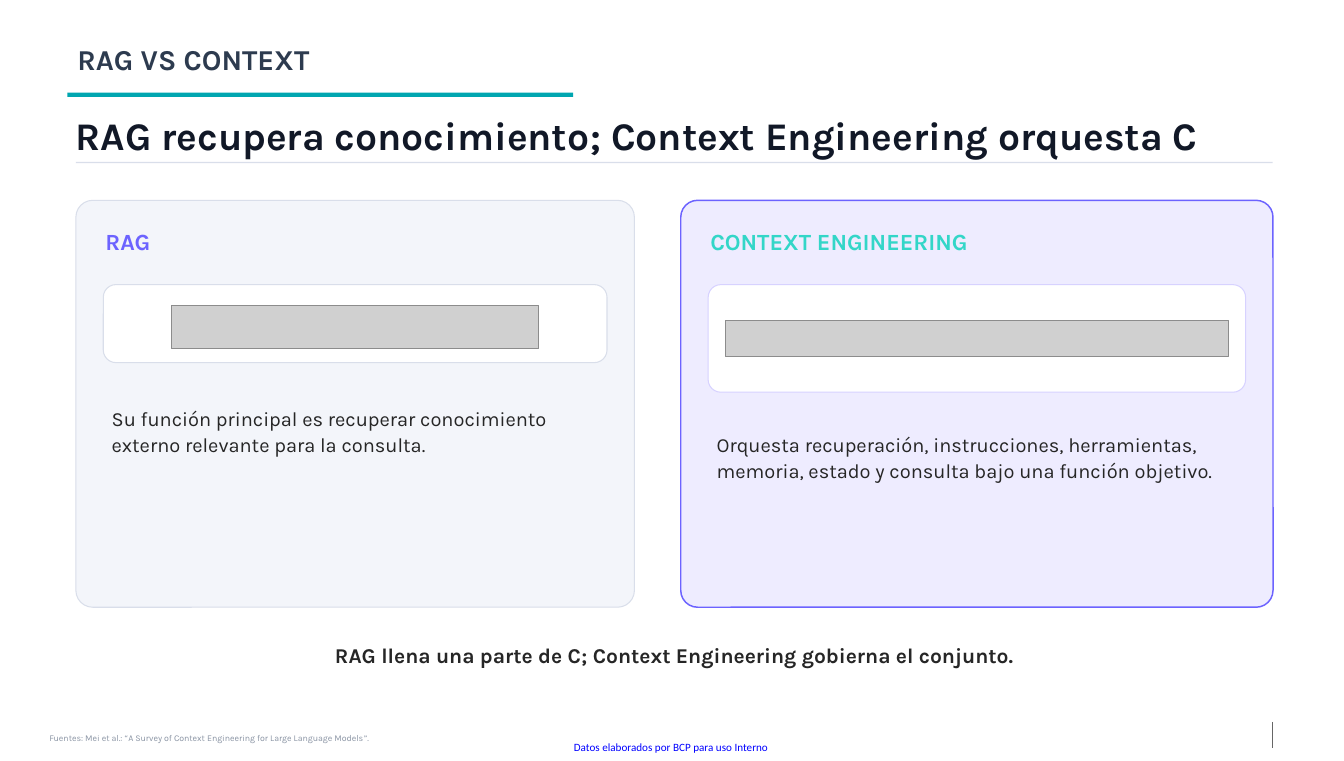
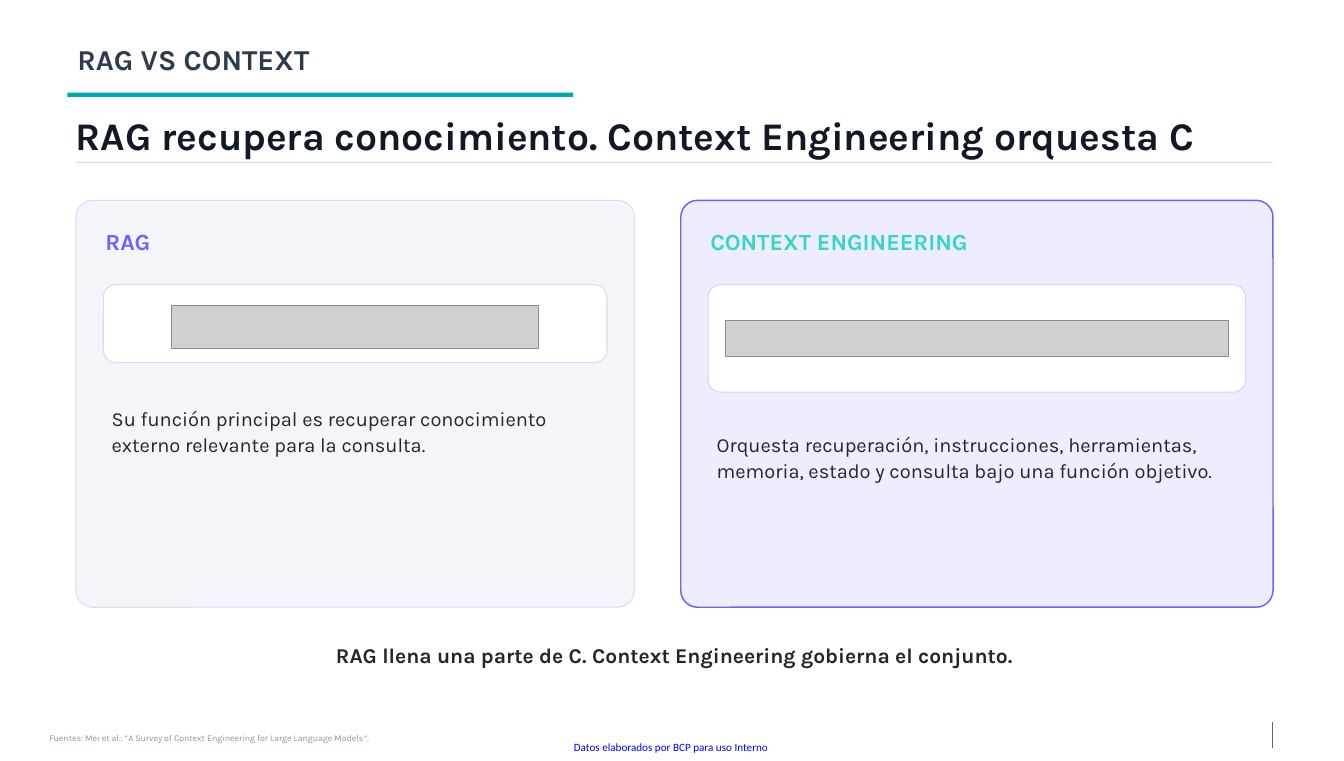
Before and after one commit to kevingomezbcp/Context-engineering, a slide deck: slide 9 of presentation/IA_academy_Context_Engineering_y_ambiguedad.pptx. Drawn at 1344x761 pixels with LibreOffice and Linux fonts; fonts in the diff are those of the drawing; grey boxes stand for pictures; background and template pictures are left out. Boxes give left, top, right and bottom in pixels: in the first picture for what was removed or moved away, otherwise in the second. Text is boxed around its words. In the diff, an @@ line names an element or a change of style, - is before the commit and + after.

```diff
--- a/presentation/IA_academy_Context_Engineering_y_ambiguedad.pptx
+++ b/presentation/IA_academy_Context_Engineering_y_ambiguedad.pptx
@@ text at (76, 122, 1194, 160): text changed @@
-RAG recupera conocimiento; Context Engineering orquesta C
+RAG recupera conocimiento. Context Engineering orquesta C
@@ text at (336, 648, 1012, 668): text changed @@
-RAG llena una parte de C; Context Engineering gobierna el conjunto.
+RAG llena una parte de C. Context Engineering gobierna el conjunto.
```
Also in this commit, not shown: 11 other slides changed, 3 slides added, 15 other files.
